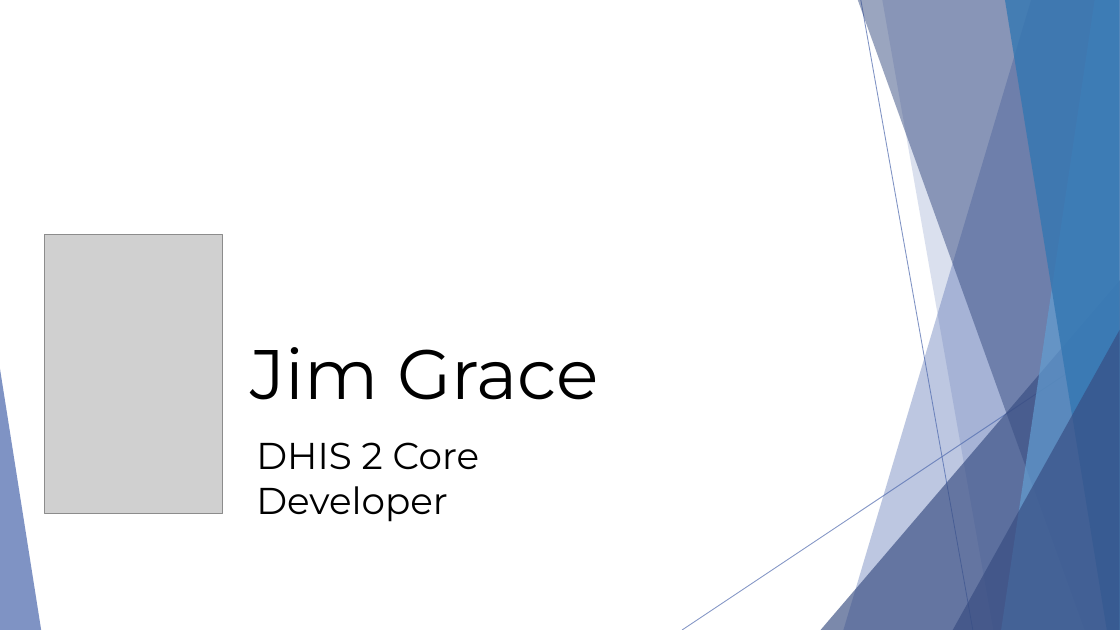
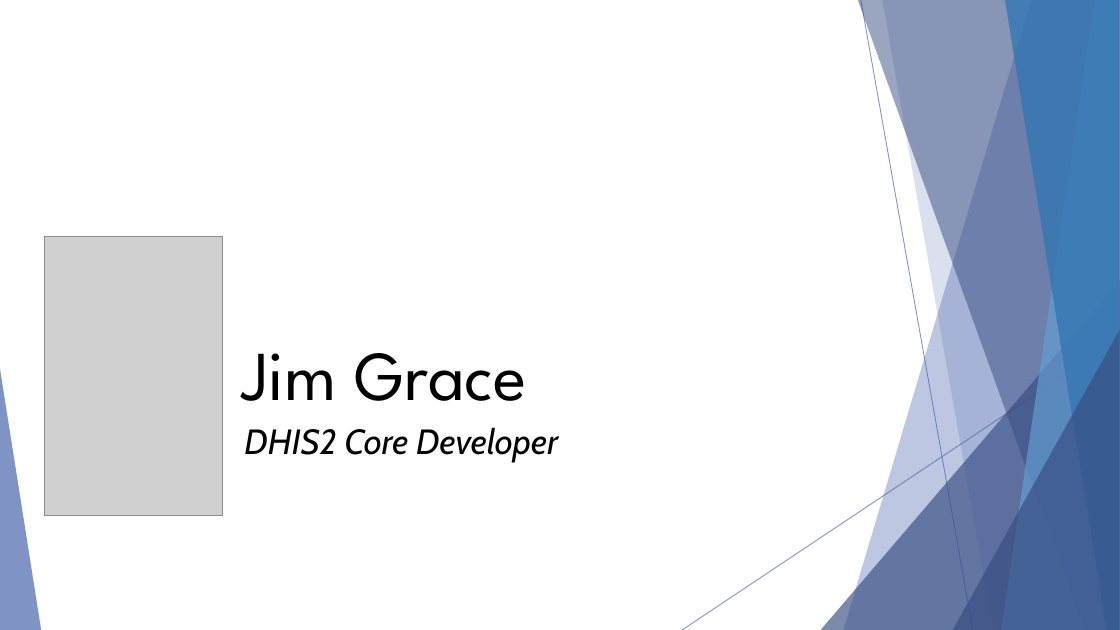
Before and after one commit to hispus/presentations, a slide deck: slide 2 of Complex_Data_Modelling/Complex_Data_Modelling.pptx. Drawn at 1120x630 pixels with LibreOffice and Linux fonts; fonts in the diff are those of the drawing; grey boxes stand for pictures; background and template pictures are left out. Boxes give left, top, right and bottom in pixels: in the first picture for what was removed or moved away, otherwise in the second. Text is boxed around its words. In the diff, an @@ line names an element or a change of style, - is before the commit and + after.

```diff
--- a/Complex_Data_Modelling/Complex_Data_Modelling.pptx
+++ b/Complex_Data_Modelling/Complex_Data_Modelling.pptx
@@ text "Jim Grace": place and size @@
-text "Jim Grace" at bbox=[251, 347, 598, 400]
+text "Jim Grace" at bbox=[242, 353, 527, 401]
@@ text "Jim Grace" at bbox=[242, 353, 527, 401]: font Montserrat to League Spartan @@
@@ text at bbox=[244, 427, 558, 462]: text changed; size 32 to 30 pt; font Montserrat to Cabin; italic on @@
-DHIS 2 Core Developer
+DHIS2 Core Developer
```
Also in this commit, not shown: 31 other slides changed, 1 other file.
